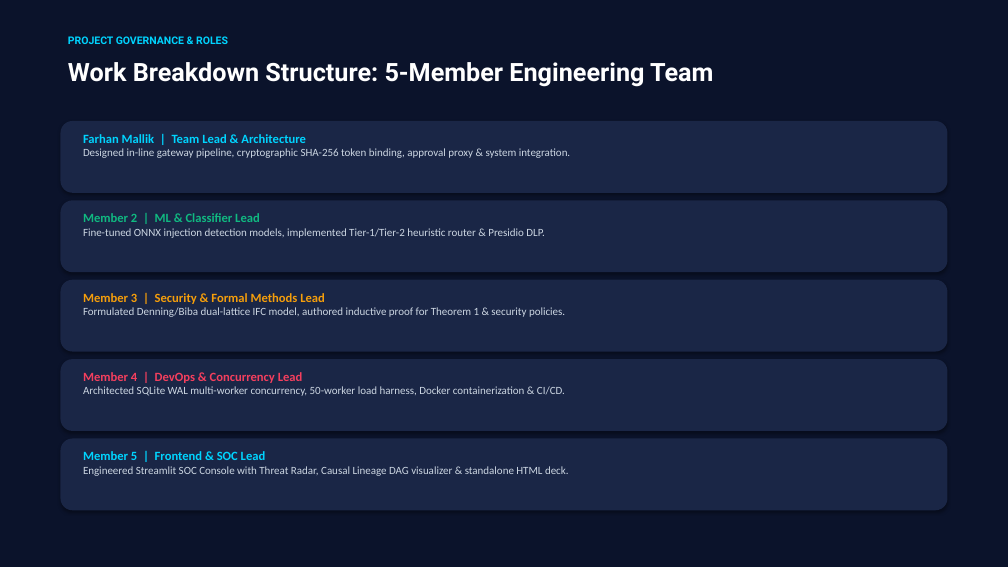
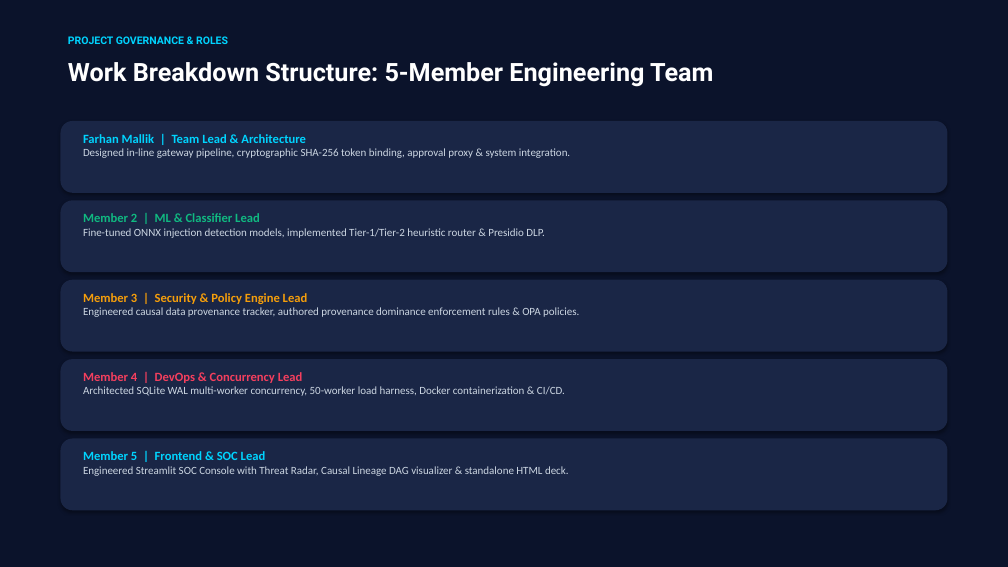
Before and after one commit to adityajadaun39-bit/AEGIS-ai, a slide deck: slide 11 of AEGIS_Idea_Presentation.pptx. Drawn at 1008x567 pixels with LibreOffice and Linux fonts; fonts in the diff are those of the drawing. Boxes give left, top, right and bottom in pixels: in the first picture for what was removed or moved away, otherwise in the second. Text is boxed around its words. In the diff, an @@ line names an element or a change of style, - is before the commit and + after.

Commit message:
refactor(docs,presentation): replace formal lattice & proofs with idea flow and system design architecture

```diff
--- a/AEGIS_Idea_Presentation.pptx
+++ b/AEGIS_Idea_Presentation.pptx
@@ text at [83, 293, 579, 317]: text changed @@
-Member 3 | Security & Formal Methods Lead
-Formulated Denning/Biba dual-lattice IFC model, authored inductive proof for Theorem 1 & security policies.
+Member 3 | Security & Policy Engine Lead
+Engineered causal data provenance tracker, authored provenance dominance enforcement rules & OPA policies.
```
Also in this commit, not shown: 7 other slides changed, 2 slides added, 2 slides removed, 19 other files.
